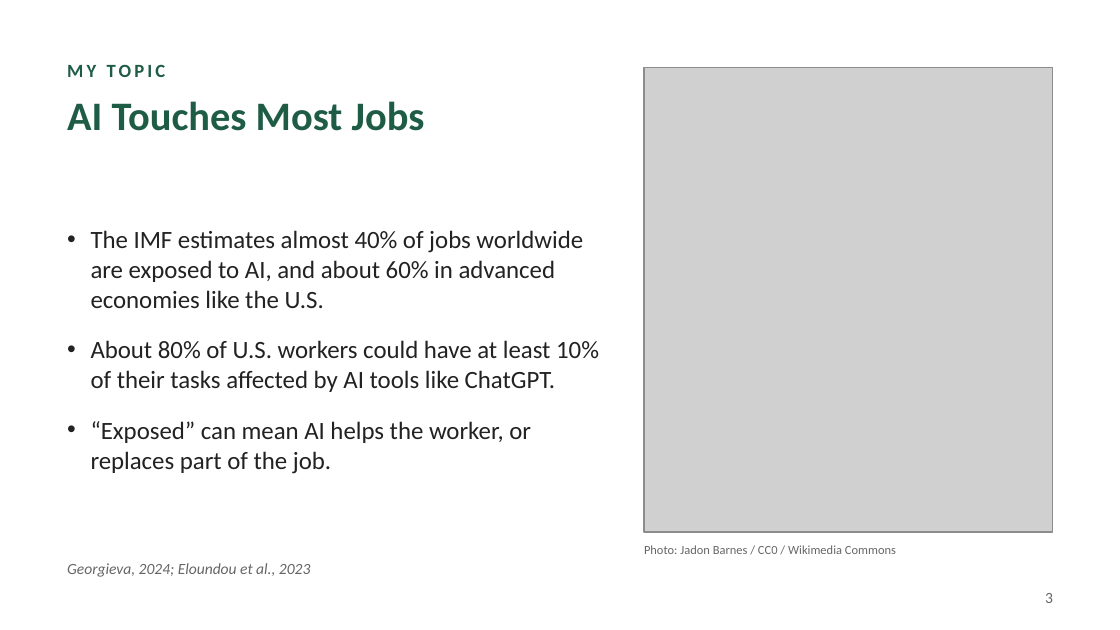
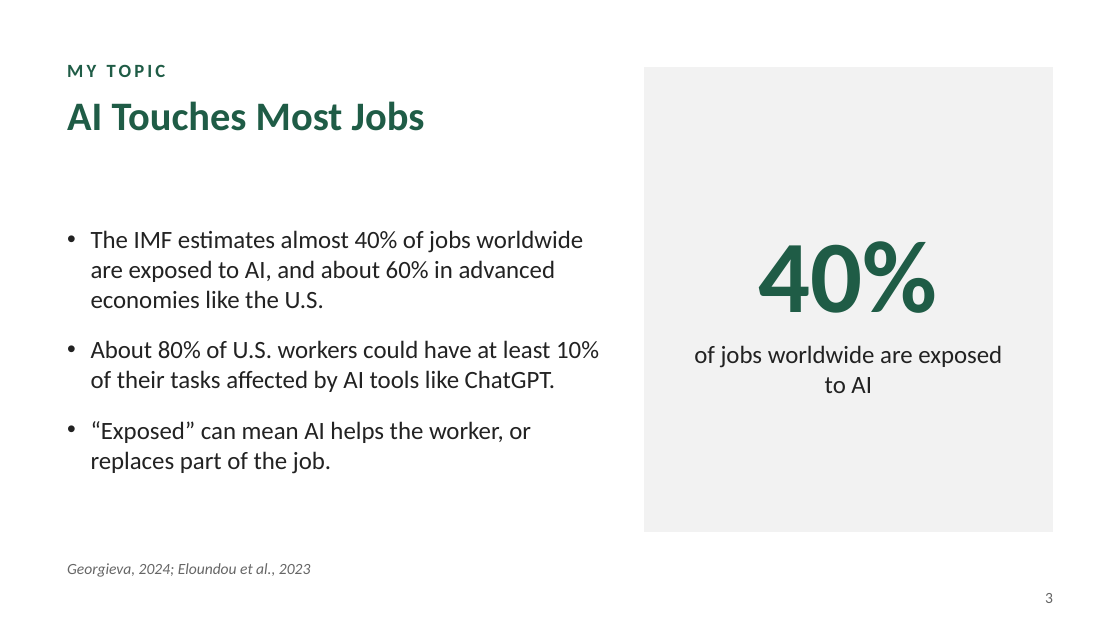
Before and after one commit to Hvdxx/academic-pptx-skill, a slide deck: slide 3 of presentations/AI_and_the_Economy.pptx. Drawn at 1120x630 pixels with LibreOffice and Linux fonts; fonts in the diff are those of the drawing; grey boxes stand for pictures. Boxes give left, top, right and bottom in pixels: in the first picture for what was removed or moved away, otherwise in the second. Text is boxed around its words. In the diff, an @@ line names an element or a change of style, - is before the commit and + after.

```diff
--- a/presentations/AI_and_the_Economy.pptx
+++ b/presentations/AI_and_the_Economy.pptx
@@ picture removed at box(644, 67, 1053, 532) @@
@@ rectangle added at box(644, 67, 1053, 532), fill #F2F2F2 @@
@@ text added at box(759, 241, 938, 313), 66 pt, text #1F5C46, bold @@
+40%
@@ text added at box(694, 345, 1002, 393), 16 pt, text #222222 @@
+of jobs worldwide are exposed to AI
@@ text removed at box(644, 545, 896, 554) @@
-Photo: Jadon Barnes / CC0 / Wikimedia Commons
```
Also in this commit, not shown: 3 other slides changed, 1 other file.
